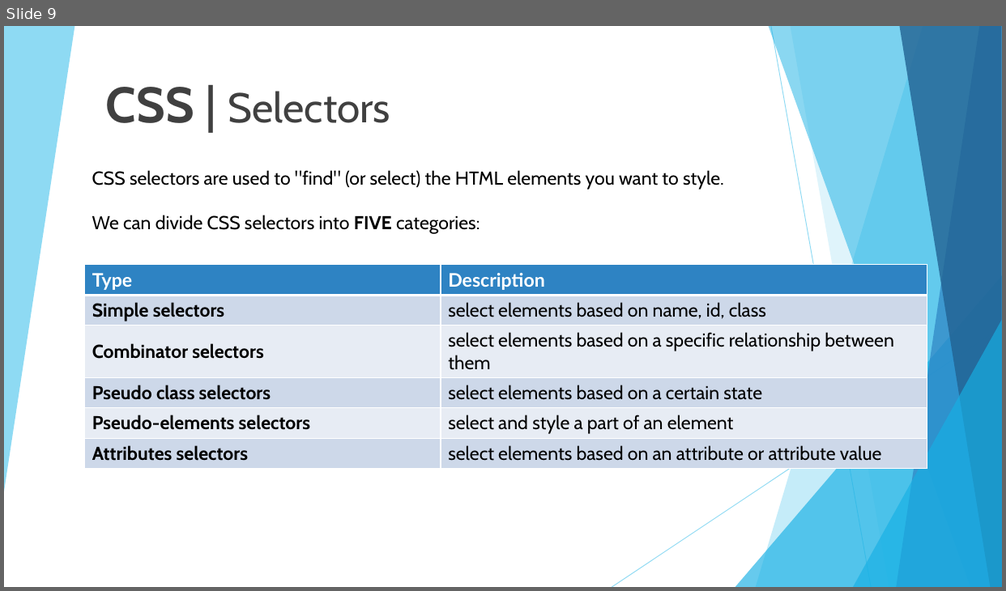
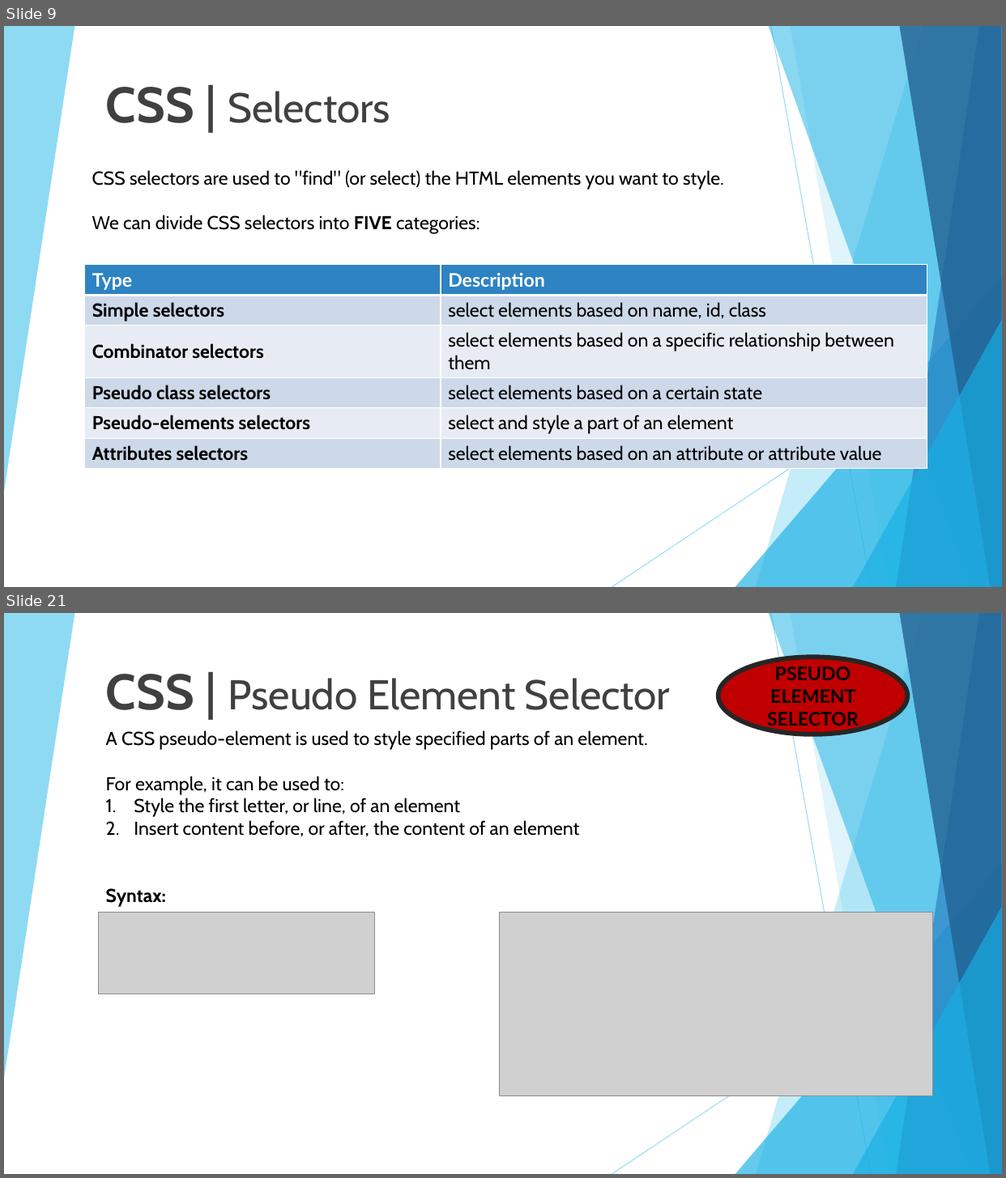
Before and after one commit to 01Primo/slides, a slide deck: 05_CSS.pptx. Shown one above the other, each under a label of ours: slide 9 before the commit, slides 9 and 21 after it; the slides between them are not shown. The pictures are 1006x591 and 1006x1178 pixels, drawn with LibreOffice and Linux fonts; fonts in the diff are those of the drawing; grey boxes stand for pictures. Boxes give left, top, right and bottom in pixels: in the first picture for what was removed or moved away, otherwise in the second. Text is boxed around its words. In the diff, an @@ line names an element or a change of style, - is before the commit and + after.

```diff
--- a/05_CSS.pptx
+++ b/05_CSS.pptx
@@ slide 21 added at (4, 613, 1002, 1174), background #FFFFFF; not listed: 10 template elements that a slide beside it also shows @@
@@ ellipse added at (718, 658, 908, 735), fill #C00000, outline #262626 4.5 pt, 18 pt, text #000000, bold @@
+PSEUDO ELEMENT SELECTOR
@@ title added at (106, 674, 670, 710), 40 pt, text #404040 @@
+CSS | Pseudo Element Selector
@@ text added at (106, 730, 647, 907), 18 pt, text #000000 @@
+A CSS pseudo-element is used to style specified parts of an element.
+For example, it can be used to:
+1. Style the first letter, or line, of an element
+2. Insert content before, or after, the content of an element
+Syntax:
@@ picture added at (98, 913, 374, 994) @@
@@ picture added at (499, 913, 933, 1097) @@
```
Also in this commit, not shown: 5 slides changed, 12 other slides added, 2 slides removed.
